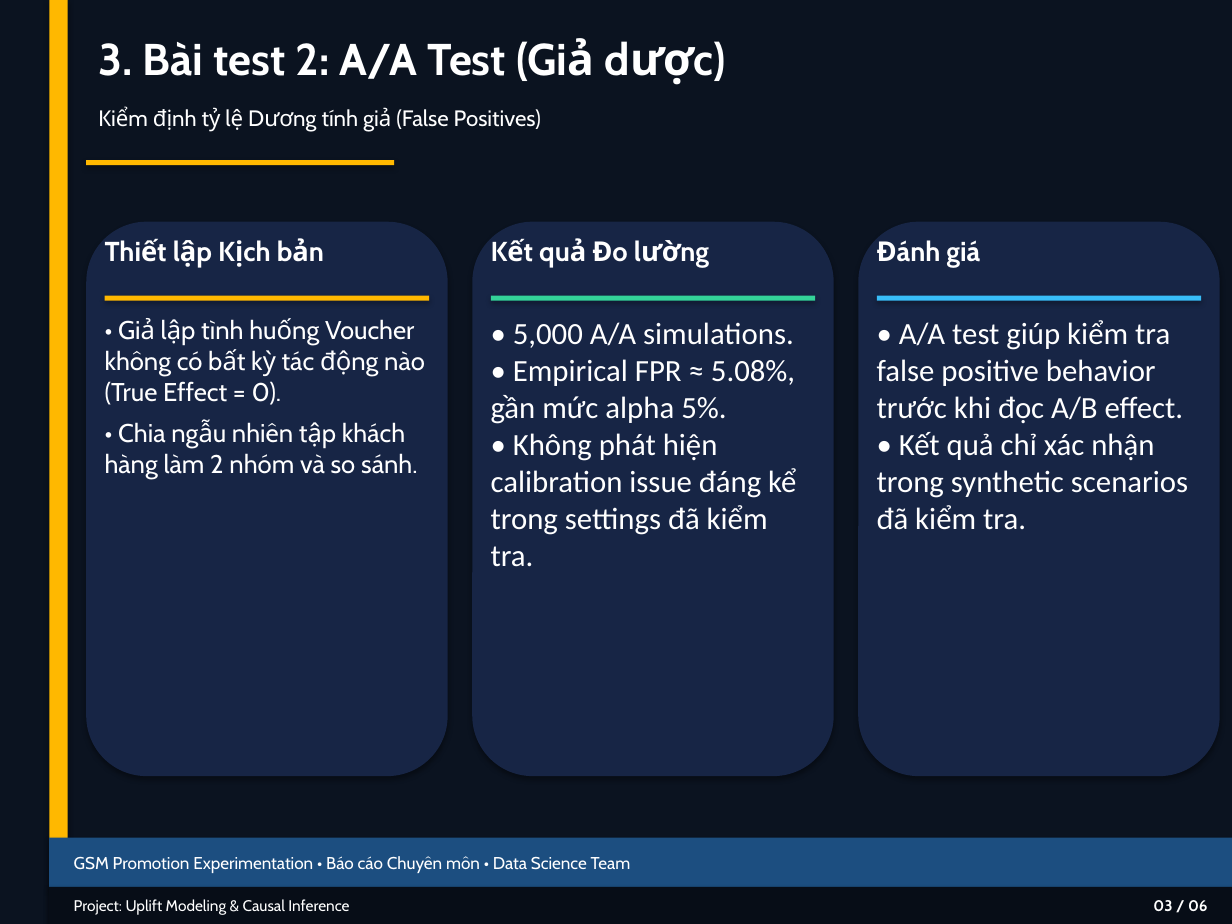
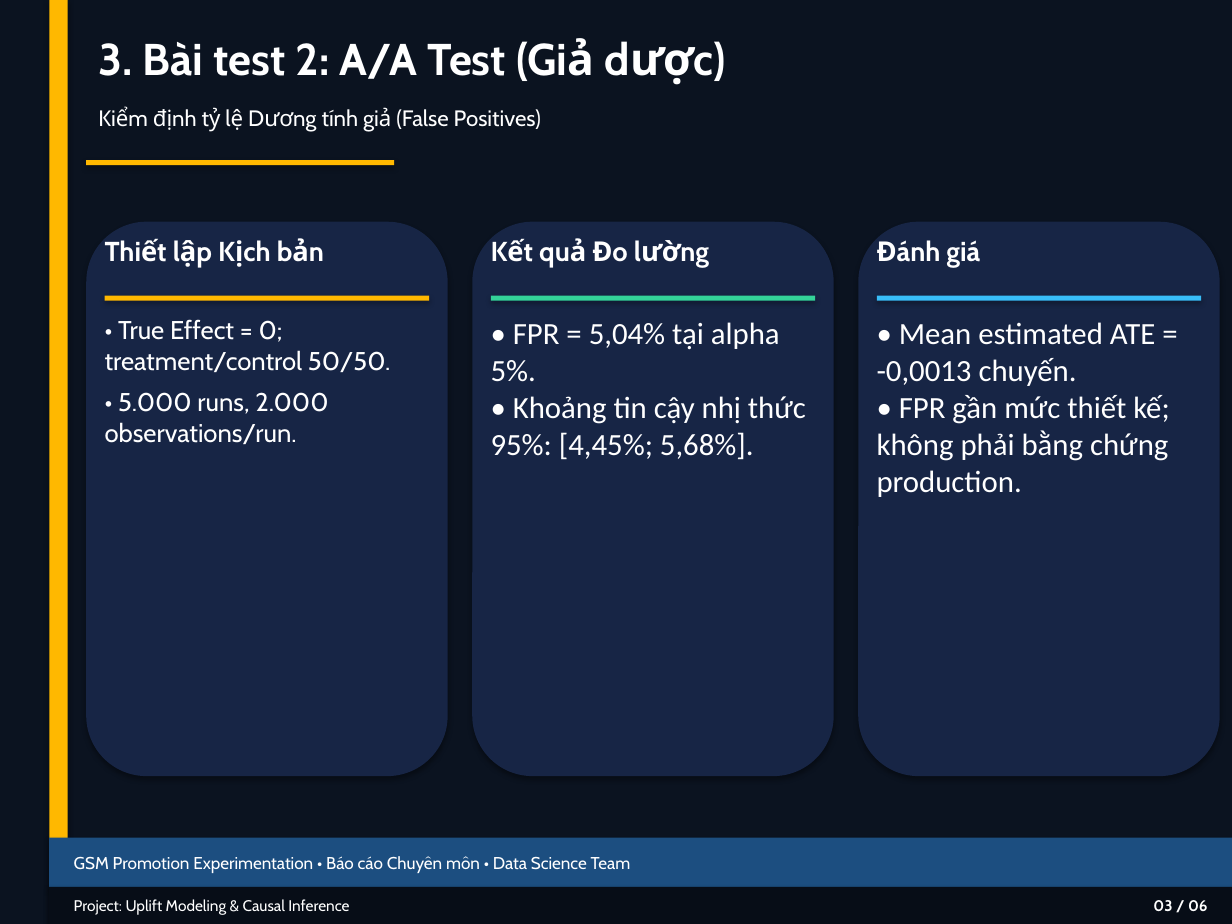
Before and after one commit to thaibuivan/GSM-promotion-experimentation, a slide deck: slide 4 of docs/Week6_Stress_Test_Summary.pptx. Drawn at 1232x924 pixels with LibreOffice and Linux fonts; fonts in the diff are those of the drawing. Boxes give left, top, right and bottom in pixels: in the first picture for what was removed or moved away, otherwise in the second. Text is boxed around its words. In the diff, an @@ line names an element or a change of style, - is before the commit and + after.

```diff
--- a/docs/Week6_Stress_Test_Summary.pptx
+++ b/docs/Week6_Stress_Test_Summary.pptx
@@ text at <box>105,319,390,444</box>: text changed @@
-• Giả lập tình huống Voucher không có bất kỳ tác động nào (True Effect = 0).
-• Chia ngẫu nhiên tập khách hàng làm 2 nhóm và so sánh.
+• True Effect = 0; treatment/control 50/50.
+• 5.000 runs, 2.000 observations/run.
@@ text at <box>491,322,806,460</box>: text changed @@
-• 5,000 A/A simulations.
-• Empirical FPR ≈ 5.08%, gần mức alpha 5%.
-• Không phát hiện calibration issue đáng kể trong settings đã kiểm tra.
+• FPR = 5,04% tại alpha 5%.
+• Khoảng tin cậy nhị thức 95%: [4,45%; 5,68%].
@@ text at <box>877,322,1170,497</box>: text changed @@
-• A/A test giúp kiểm tra false positive behavior trước khi đọc A/B effect.
-• Kết quả chỉ xác nhận trong synthetic scenarios đã kiểm tra.
+• Mean estimated ATE = -0,0013 chuyến.
+• FPR gần mức thiết kế; không phải bằng chứng production.
```
Also in this commit, not shown: 5 other slides changed, 5 other files.
